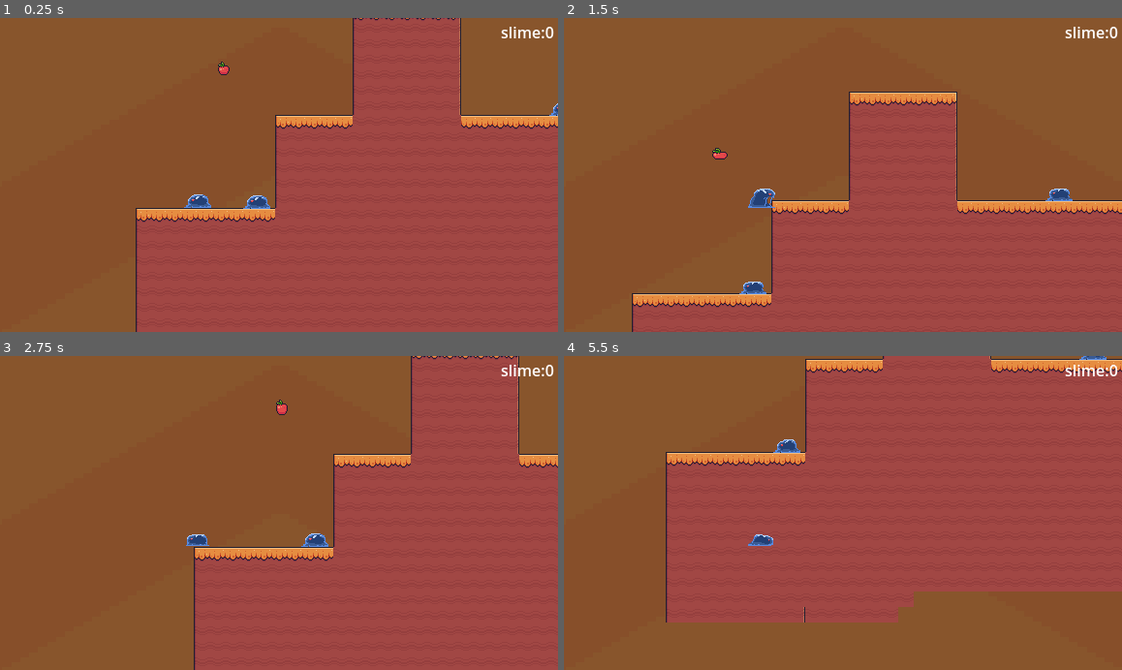
Above: before the commit, frames 1-4 (two rows, left to right).
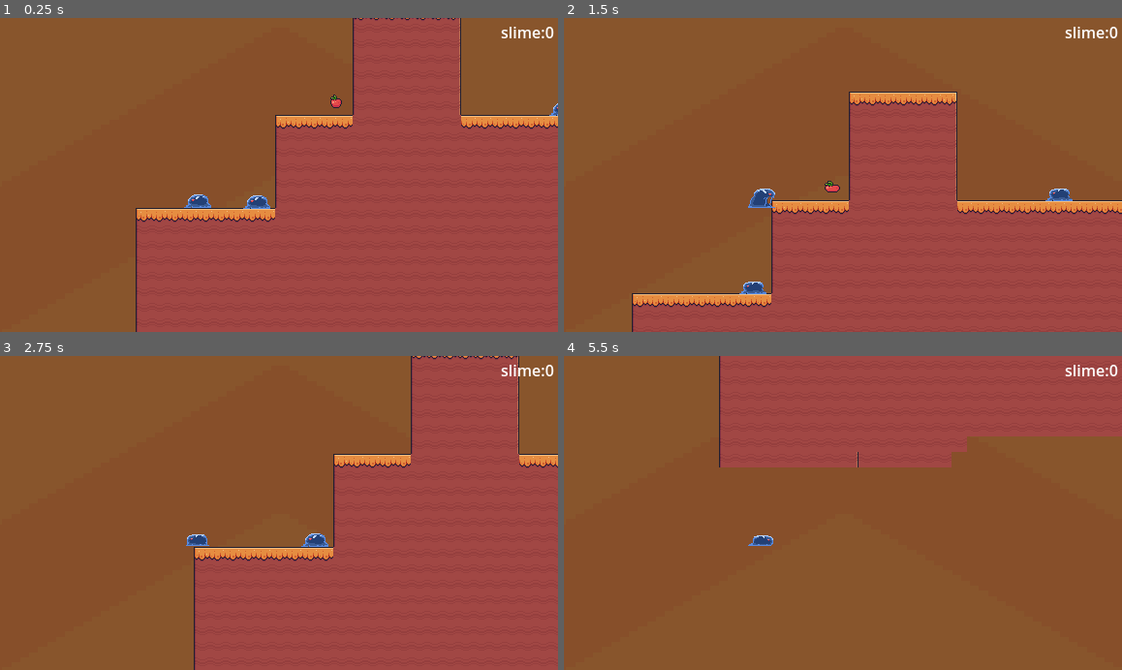
Above: after the commit, the same moments.

Repository: Yanndri/Slime-Climbers
Game: Godot game, scene res://main.tscn
Same seed, same stepped clock (60 frames per second), same inputs: the game is played once before the commit and once after it. The engine's default icon, where the game draws it, is replaced by a stand-in: a white triangle on a blue panel in a dark square.
Inputs:
- Up to frame 1 (0.25 s): no input
- Up to frame 2 (1.5 s): tap Enter (ui_accept) at 0.5, 0.77 s; hold Right (ui_right) from 0.53 s (still down)
- Up to frame 3 (2.75 s): tap Enter (ui_accept) at 1.52 s; release Right (ui_right) at 2.03 s; hold Left (ui_left) from 2.03 s (still down)
- Up to frame 4 (5.5 s): release Left (ui_left) at 2.78 s; hold Right (ui_right) 2.78-4.28 s; tap Enter (ui_accept) at 3.02, 3.77, 4.52 s; hold Left (ui_left) 4.28-5.03 s; hold Right (ui_right) from 5.03 s (still down)

The runs differ from the first frame. In frame 1, 0.1% of the frame differs, in the area x 39-62%, y 13-29%; in frame 2, 0.1%; in frame 3, less than 0.1%; in frame 4, 36%, in the area x 18-100%, y 0-85%.

Commit message:
asdfffasdf

Diff:
--- a/level_1.tscn
+++ b/level_1.tscn
@@ -22,4 +22,4 @@
 position = Vector2(62, -4)
 
 [node name="Power-up" parent="." instance=ExtResource("4_cpncv")]
-position = Vector2(28, -132)
+position = Vector2(144, -98)
